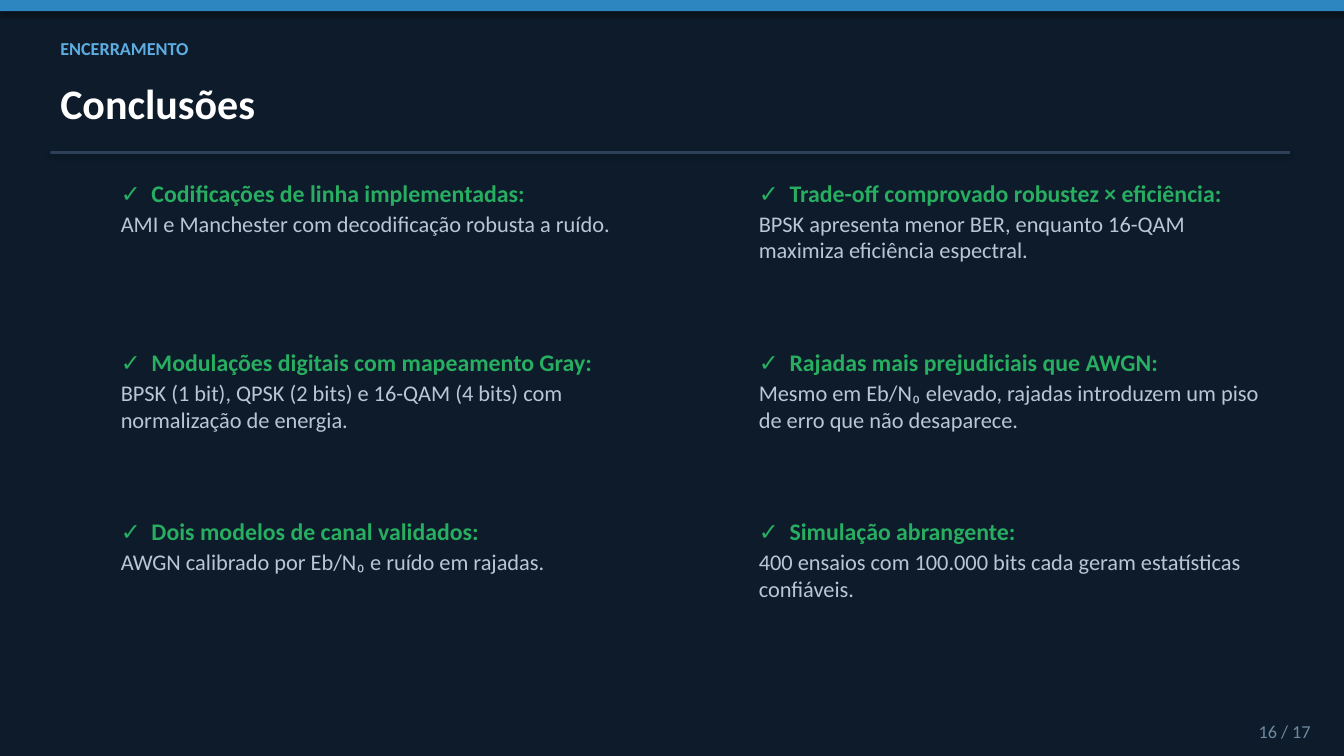
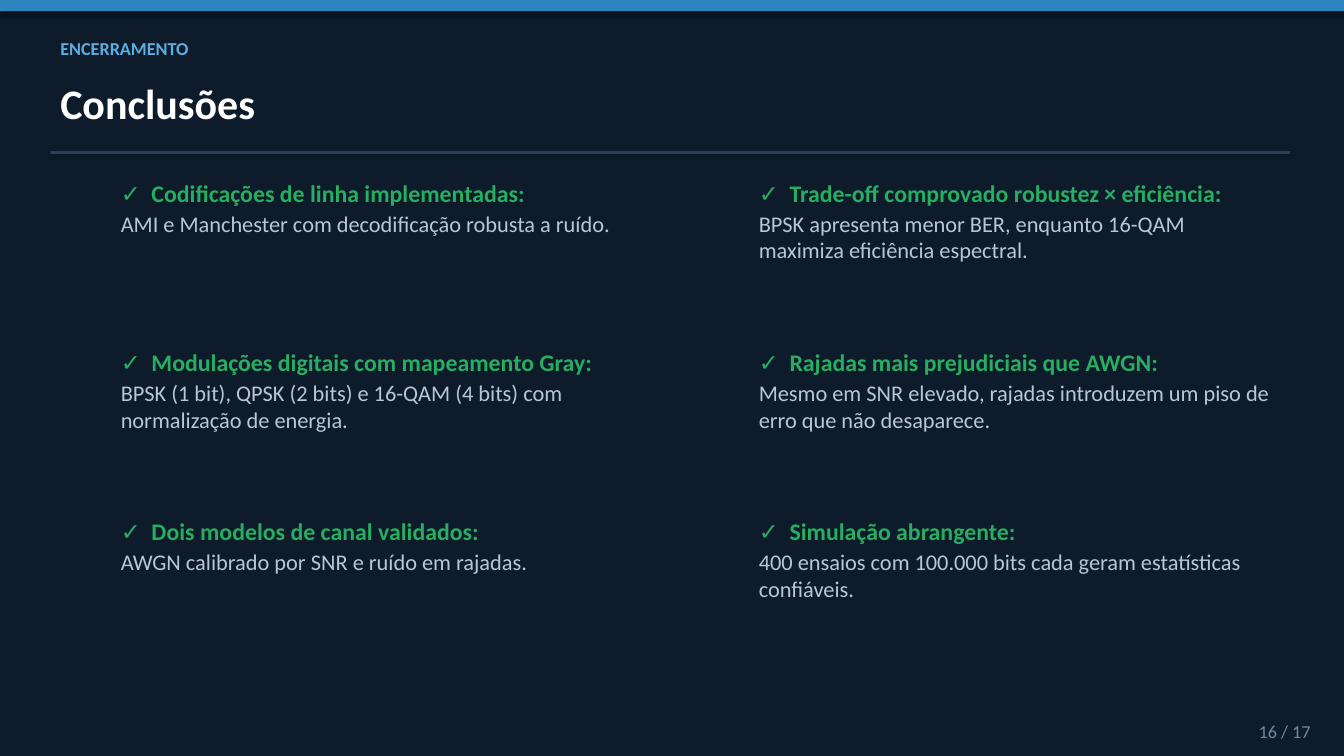
Before and after one commit to T10SAM/Simulador-de-Transmissao-Digital, a slide deck: slide 16 of Apresentação.pptx. Drawn at 1344x756 pixels with LibreOffice and Linux fonts; fonts in the diff are those of the drawing. Boxes give left, top, right and bottom in pixels: in the first picture for what was removed or moved away, otherwise in the second. Text is boxed around its words. In the diff, an @@ line names an element or a change of style, - is before the commit and + after.

```diff
--- a/Apresentação.pptx
+++ b/Apresentação.pptx
@@ text at (759, 385, 1269, 432): text changed @@
-Mesmo em Eb/N₀ elevado, rajadas introduzem um piso de erro que não desaparece.
+Mesmo em SNR elevado, rajadas introduzem um piso de erro que não desaparece.
@@ text at (121, 554, 527, 574): text changed @@
-AWGN calibrado por Eb/N₀ e ruído em rajadas.
+AWGN calibrado por SNR e ruído em rajadas.
```
Also in this commit, not shown: 9 other slides changed, 14 other files.
